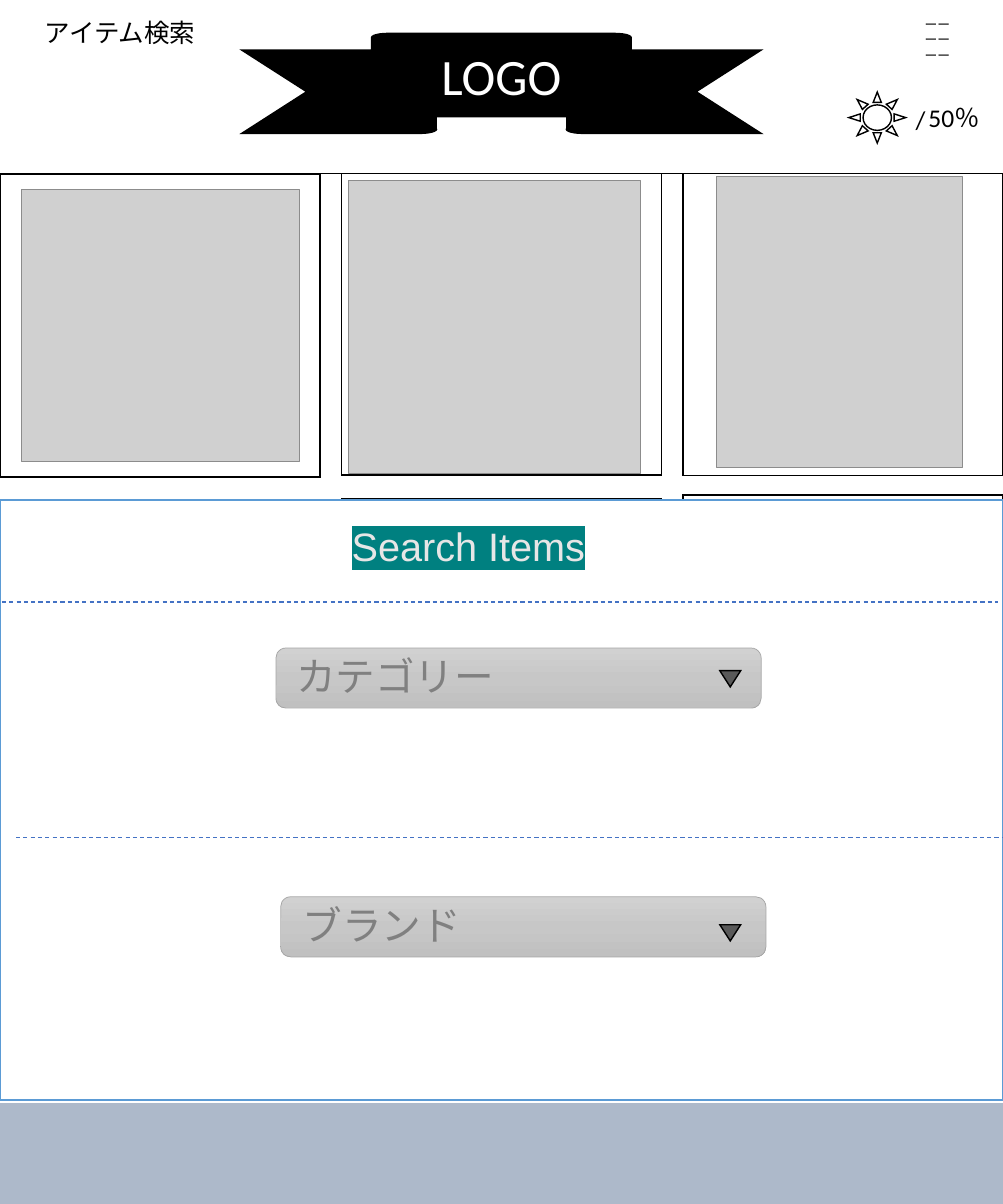
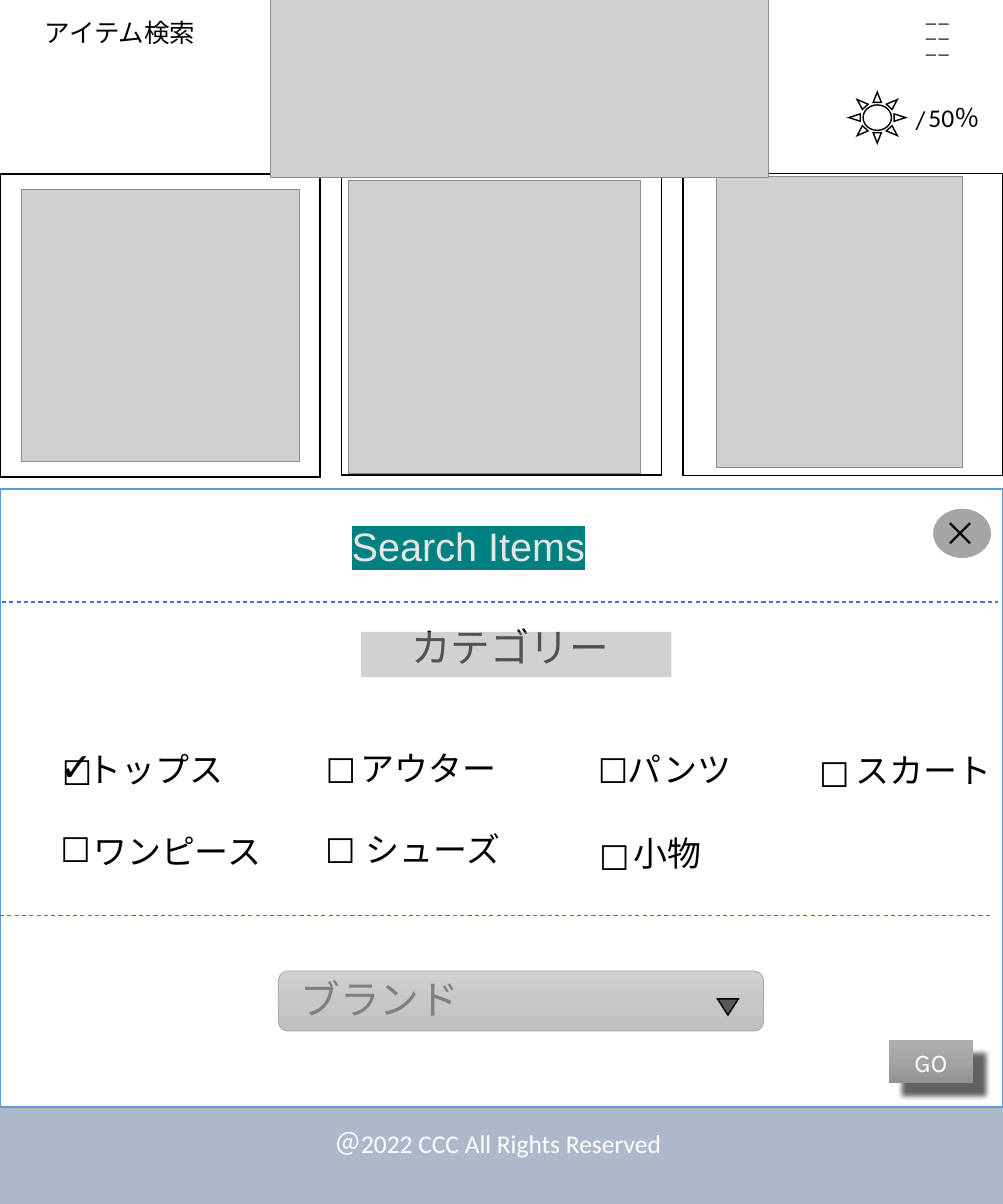
Before and after one commit to dojo2022/E-4, a slide deck: slide 8 of doc/デザイン.pptx (slide 7 before the commit). Drawn at 1003x1204 pixels with LibreOffice and Linux fonts; fonts in the diff are those of the drawing; grey boxes stand for pictures. Boxes give left, top, right and bottom in pixels: in the first picture for what was removed or moved away, otherwise in the second. Text is boxed around its words. In the diff, an @@ line names an element or a change of style, - is before the commit and + after.

```diff
--- a/doc/デザイン.pptx
+++ b/doc/デザイン.pptx
@@ picture added at (271, 0, 770, 177) @@
@@ ribbon removed at (242, 34, 761, 134) @@
-LOGO
@@ rectangle: place and size @@
-rectangle at (0, 500, 1003, 1100)
+rectangle at (0, 489, 1003, 1107)
@@ picture removed at (371, 499, 664, 792) @@
@@ ellipse added at (933, 508, 993, 560), fill #A5A5A5, outline #FFFFFF 1.5 pt @@
@@ text added at (934, 508, 1001, 559), 24 pt, text #000000 @@
+×
@@ text "カテゴリー": place and size @@
-text "カテゴリー" at (296, 658, 494, 693)
+text "カテゴリー" at (411, 622, 609, 664)
@@ text "カテゴリー" at (411, 622, 609, 664): text colour #808080 to #000000 @@
@@ rounded rectangle removed at (276, 648, 761, 708) @@
@@ rectangle: place and size @@
-rectangle at (341, 499, 662, 800)
+rectangle at (361, 632, 671, 677)
@@ rectangle at (361, 632, 671, 677): fill #FFFFFF to #A5A5A5 at 50% opacity; outline #000000 1 pt to none @@
@@ triangle removed at (720, 671, 740, 687) @@
@@ text added at (50, 737, 122, 795), 28 pt, text #000000 @@
+✓
@@ text added at (52, 746, 124, 797), 24 pt, text #000000 @@
+☐
@@ text added at (316, 744, 388, 795), 24 pt, text #000000 @@
+☐
@@ text added at (588, 745, 661, 796), 24 pt, text #000000 @@
+☐
@@ text added at (809, 748, 882, 799), 24 pt, text #000000 @@
+☐
@@ text added at (87, 753, 223, 785), 24 pt, text #000000 @@
+トップス
@@ text added at (360, 753, 496, 783), 24 pt, text #000000 @@
+アウター
@@ text added at (628, 754, 732, 783), 24 pt, text #000000 @@
+パンツ
@@ text added at (856, 756, 992, 784), 24 pt, text #000000 @@
+スカート
@@ text added at (50, 824, 122, 875), 24 pt, text #000000 @@
+☐
@@ text added at (93, 836, 261, 865), 24 pt, text #000000 @@
+ワンピース
@@ text added at (315, 825, 387, 876), 24 pt, text #000000 @@
+☐
@@ rectangle removed at (341, 825, 662, 1099) @@
@@ text added at (366, 833, 500, 864), 24 pt, text #000000 @@
+シューズ
@@ text added at (589, 832, 662, 883), 24 pt, text #000000 @@
+☐
@@ text added at (633, 837, 701, 869), 24 pt, text #000000 @@
+小物
@@ line moved from (16, 837) - (1003, 837) to (0, 915) - (993, 915) @@
@@ 1 text, 1 rounded rectangle, 1 triangle: place and size @@
-1 text, 1 rounded rectangle, 1 triangle at (280, 897, 766, 957)
+1 text, 1 rounded rectangle, 1 triangle at (278, 971, 763, 1032)
@@ rectangle added at (889, 1041, 973, 1084), fill gradient #AFAFAF to #A5A5A5 to #939393, 18 pt, text #FFFFFF @@
+GO
@@ text added at (336, 1132, 661, 1157), 18 pt, text #FFFFFF @@
+＠2022 CCC All Rights Reserved
```
Also in this commit, not shown: 11 other slides changed, 2 slides added.
